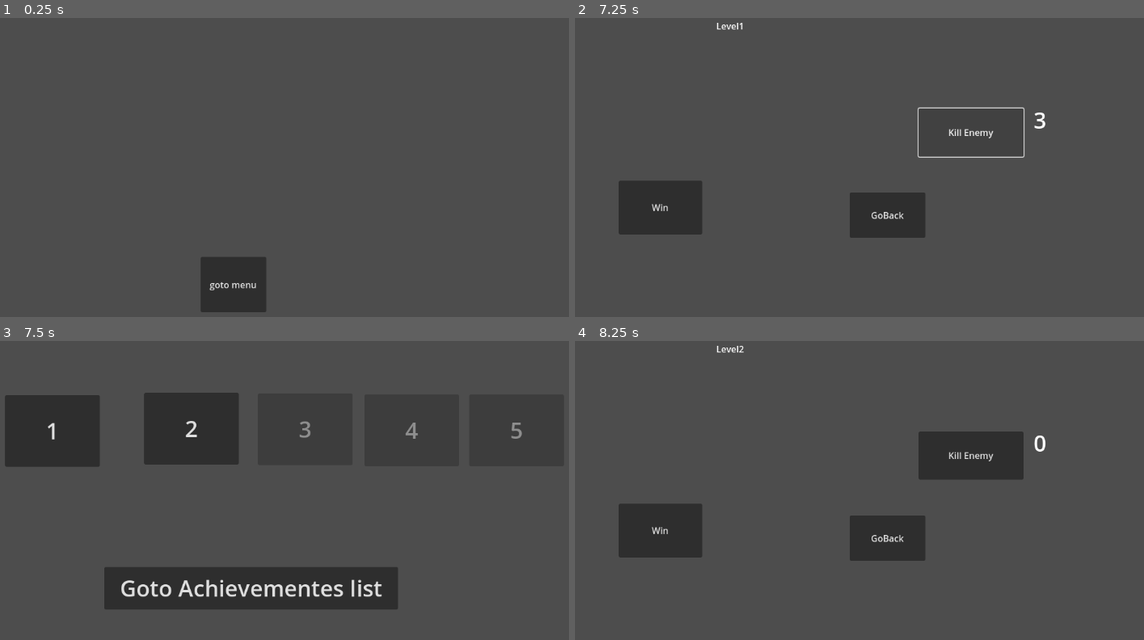
Above: before the commit, frames 1-4 (two rows, left to right).
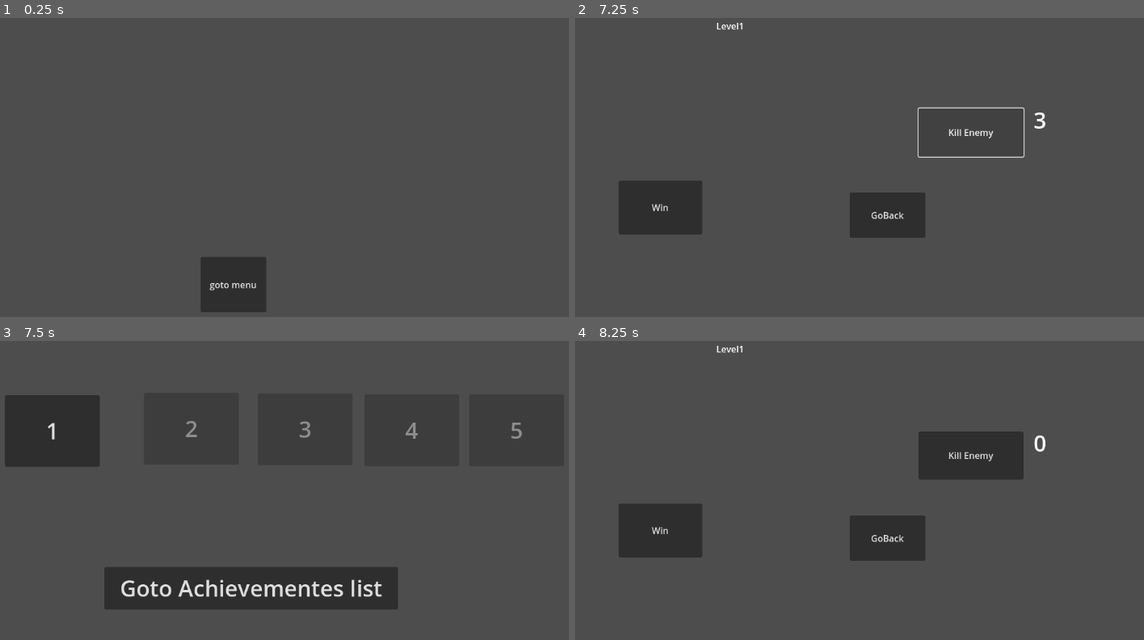
Above: after the commit, the same moments.

Repository: diablohumastudio/user_data_system
Game: Godot game, scene res://main.tscn
The game is run twice, just before and just after one commit, with the same random seed, the same clock (stepped at 60 frames per second) and the same inputs.
Inputs:
- Up to frame 1 (0.25 s): no input
- Up to frame 2 (7.25 s): tap Enter at 0.5 s; click "goto menu" at 1.25 s; click "1" at 2 s; click "Win" at 2.75 s; click "Kill Enemy" at 3.5 s; click "Win" at 4.25 s; click "Kill Enemy" at 5 s; click "Win" at 5.75 s; click "Kill Enemy" at 6.5 s
- Up to frame 3 (7.5 s): click "GoBack" at 7.25 s
- Up to frame 4 (8.25 s): click "2" (after the commit: "1") at 8 s

Frames 1-2 are identical in both runs. In frame 3, less than 0.1% of the frame differs, in the area x 32-35%, y 26-33%; in frame 4, less than 0.1%.
Error after the commit: Invalid call. Nonexistent function 'update_conditions' in base 'Node (user_data_system.gd)'. (res://test_scenes/game/game.gd:10)

Commit message:
action_condition_system created as singleton and thta logic out of user_data_system

Diff:
--- /dev/null
+++ b/global_systems/actions_conditions_system/actions_conditions_system.gd
@@ -0,0 +1,27 @@
+extends Node
+
+var _conditions: Array[Condition] = []
+
+func _ready() -> void:
+	pass
+	_conditions = _get_conditions()
+
+func _get_conditions() -> Array[Condition]:
+	var conds: Array[Condition]
+	var dir := DirAccess.open("res://data/conditions/data/")
+	assert(dir != null, "Could not open folder")
+	dir.list_dir_begin()
+	for file: String in dir.get_files():
+		var resource := load(dir.get_current_dir() + "/" + file)
+		conds.append(resource)
+	return conds
+
+func update_conditions():
+	for cond in _conditions:
+		cond.evaluate()
+
+func set_action(action: Action):
+	for cond in _conditions:
+		if action.type == cond.type:
+			cond.evaluate()
+	pass
--- a/global_systems/user_data_system/user_data_system.gd
+++ b/global_systems/user_data_system/user_data_system.gd
@@ -1,25 +1,3 @@
 extends Node
 
-signal set_action()
-
 var user_data: UserData = UserData.new()
-
-var _conditions: Array[Condition] = []
-
-func _ready() -> void:
-	pass
-	_conditions = _get_conditions()
-
-func _get_conditions() -> Array[Condition]:
-	var conds: Array[Condition]
-	var dir := DirAccess.open("res://data/conditions/data/")
-	assert(dir != null, "Could not open folder")
-	dir.list_dir_begin()
-	for file: String in dir.get_files():
-		var resource := load(dir.get_current_dir() + "/" + file)
-		conds.append(resource)
-	return conds
-
-func update_conditions():
-	for red in _conditions:
-		red.evaluate()
--- a/project.godot
+++ b/project.godot
@@ -20,3 +20,4 @@
 SMS="*res://global_systems/scene_manager_system/system/scene_manager_system.gd"
 UDS="*res://global_systems/user_data_system/user_data_system.gd"
 GC="*res://global_systems/global_constants/global_constants.gd"
+ACS="*res://global_systems/actions_conditions_system/actions_conditions_system.gd"
Not shown, added: global_systems/actions_conditions_system/actions_conditions_system.gd.uid
